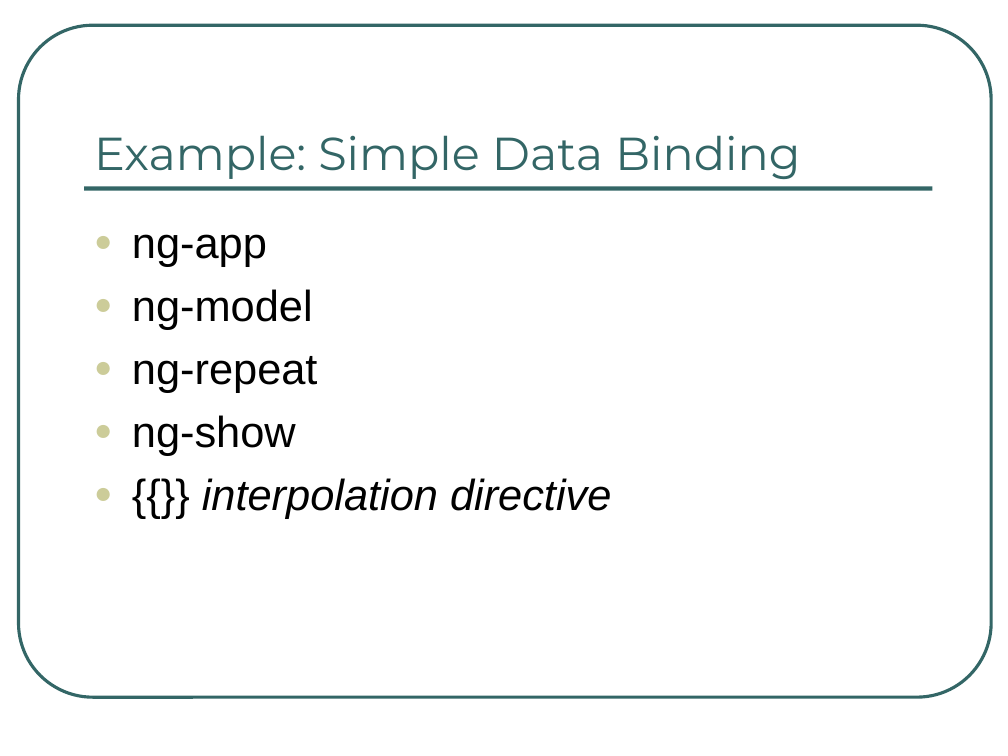
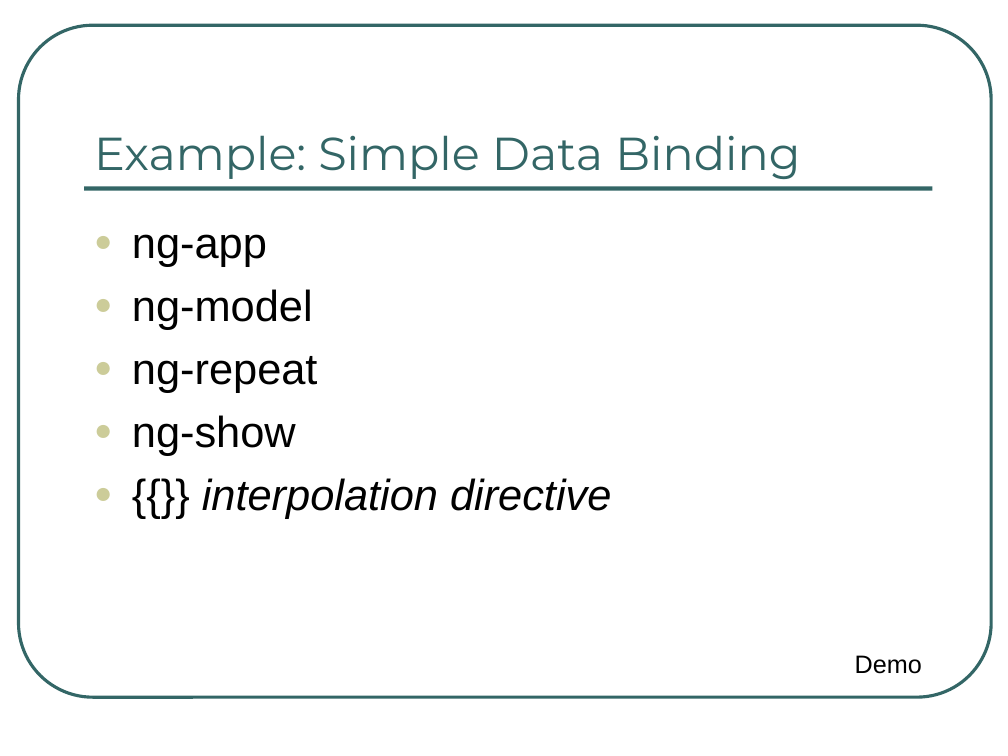
Before and after one commit to ng-al/AngularIntroApp, a slide deck: slide 14 of AngularJS Intro.ppt (slide 10 before the commit). Drawn at 1008x756 pixels with LibreOffice and Linux fonts; fonts in the diff are those of the drawing. Boxes give left, top, right and bottom in pixels: in the first picture for what was removed or moved away, otherwise in the second. Text is boxed around its words. In the diff, an @@ line names an element or a change of style, - is before the commit and + after.

```diff
--- a/AngularJS Intro.ppt
+++ b/AngularJS Intro.ppt
@@ text added at bbox=[855, 655, 922, 674], 18 pt, text #000000 @@
+Demo
```
Also in this commit, not shown: 12 other slides changed, 12 slides added, 4 slides removed.
